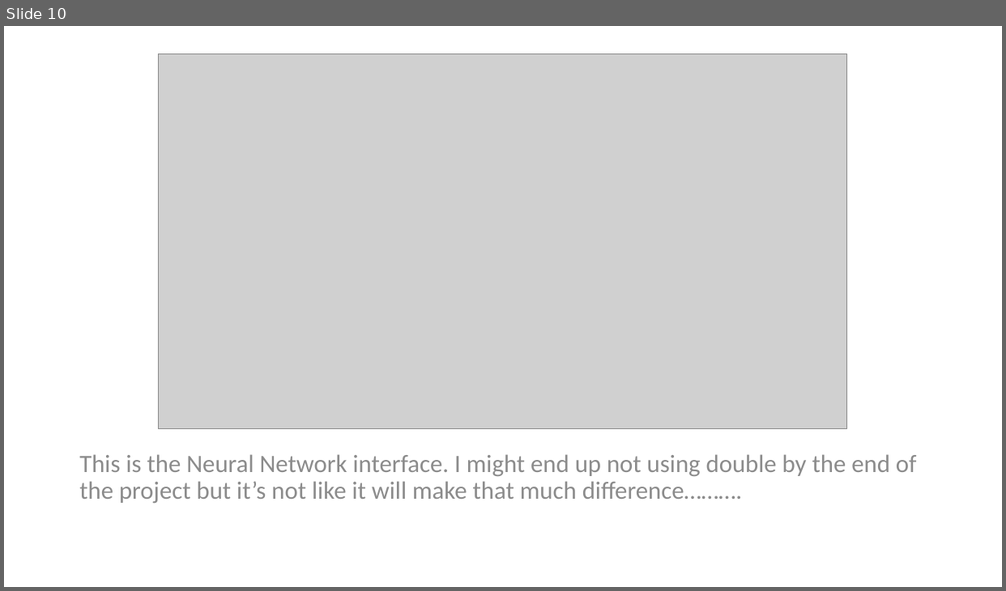
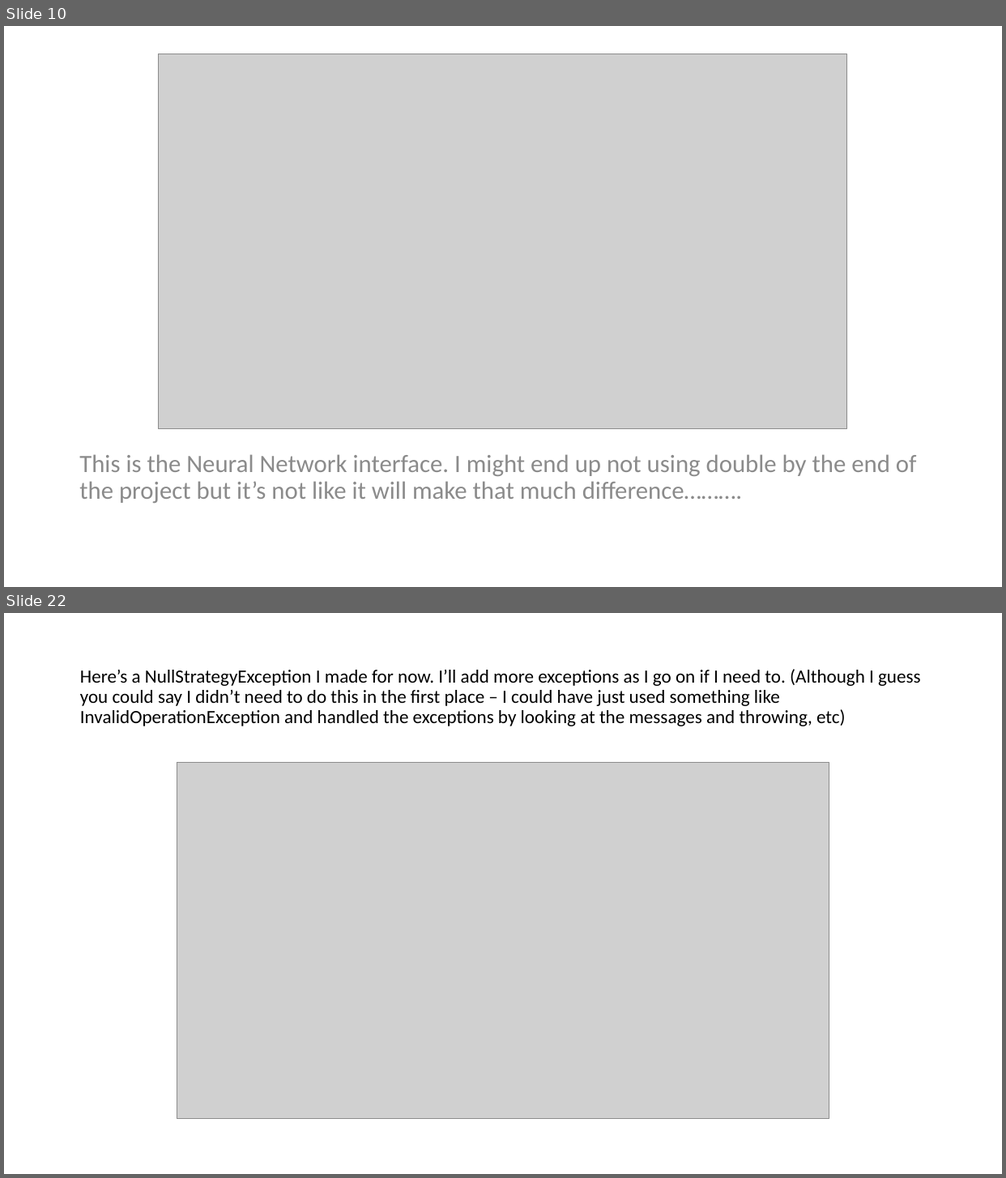
Before and after one commit to PixelZerg/NeuroOCR, a slide deck: NeuroOCR-DevelopmentDocumentation.pptx. Shown one above the other, each under a label of ours: slide 10 before the commit, slides 10 and 22 after it; the slides between them are not shown. The pictures are 1006x591 and 1006x1178 pixels, drawn with LibreOffice and Linux fonts; fonts in the diff are those of the drawing; grey boxes stand for pictures. Boxes give left, top, right and bottom in pixels: in the first picture for what was removed or moved away, otherwise in the second. Text is boxed around its words. In the diff, an @@ line names an element or a change of style, - is before the commit and + after.

```diff
--- a/NeuroOCR-DevelopmentDocumentation.pptx
+++ b/NeuroOCR-DevelopmentDocumentation.pptx
@@ slide 22 added at (x1=4, y1=613, x2=1002, y2=1174), background #FFFFFF @@
@@ title added at (x1=80, y1=669, x2=921, y2=726), 18 pt, text #000000 @@
+Here’s a NullStrategyException I made for now. I’ll add more exceptions as I go on if I need to. (Although I guess you could say I didn’t need to do this in the first place – I could have just used something like InvalidOperationException and handled the exceptions by looking at the messages and throwing, etc)
@@ picture added at (x1=177, y1=763, x2=829, y2=1119) @@
```
Also in this commit, not shown: 1 slide changed, 13 other slides added, 6 other files.
